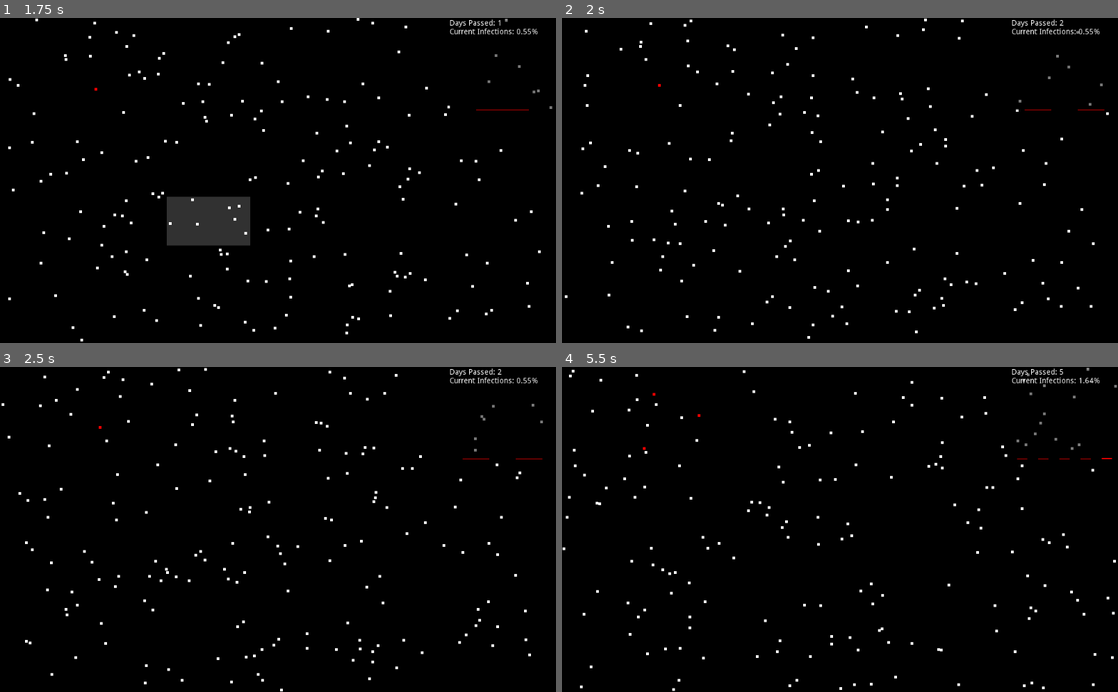
Above: before the commit, frames 1-4 (two rows, left to right).
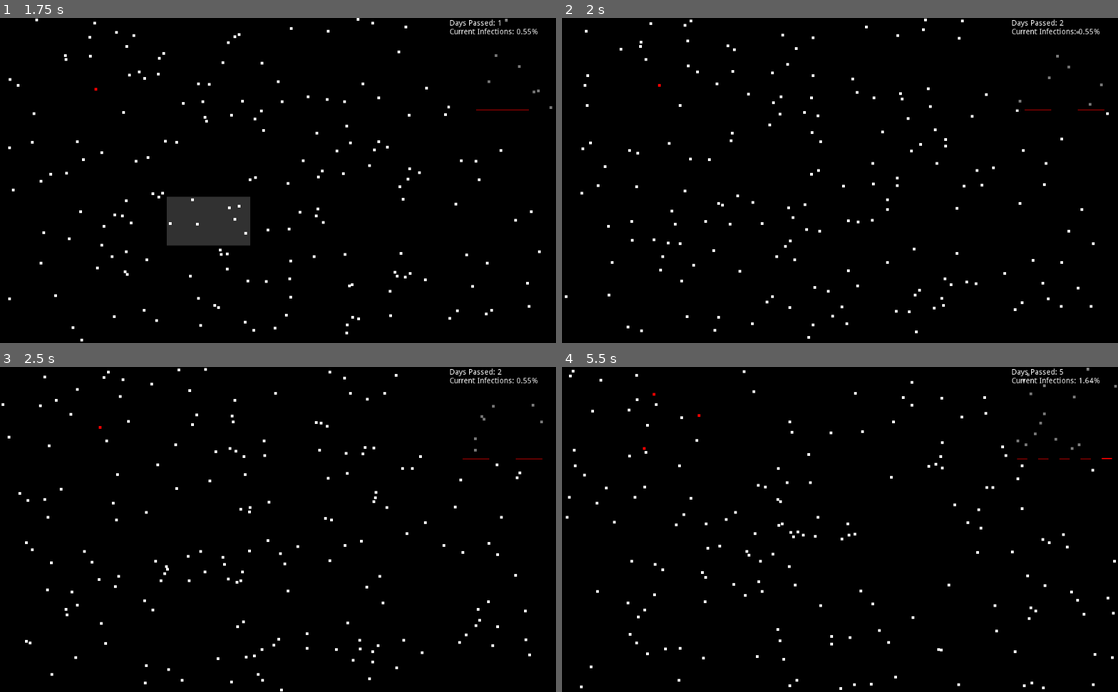
Above: after the commit, the same moments.

Repository: jonjondev/curve-flattener
Game: Godot game, scene res://main.tscn
Same seed, same stepped clock (60 frames per second), same inputs: the game is played once before the commit and once after it.
Inputs (mouse positions are in pixels of both pictures, inside the frame that each line leads up to):
- Up to frame 1 (1.75 s): move the mouse to (400, 164) at 0.52 s; click (400, 164) at 0.67 s; drag from (166, 196) to (250, 245) at 1.27 s
- Up to frame 2 (2 s): no input
- Up to frame 3 (2.5 s): move the mouse to (333, 458) at 2.02 s; click (333, 458) at 2.17 s
- Up to frame 4 (5.5 s): drag from (812, 594) to (673, 480) at 2.77 s; move the mouse to (1006, 578) at 3.52 s; click (1006, 578) at 3.67 s; drag from (673, 480) to (756, 448) at 4.27 s; move the mouse to (867, 529) at 5.02 s; click (867, 529) at 5.17 s

Frame 1 is identical in both runs. In frame 2, less than 0.1% of the frame differs, in the area x 29-46%, y 55-66%; in frame 3, 0.1%; in frame 4, 0.5%, in the area x 0-64%, y 15-100%.

Commit message:
Made selecting nodes apply a speed reduction to them

Diff:
--- a/node.gd
+++ b/node.gd
@@ -7,8 +7,10 @@
 export (bool) var infected
 var immune = false
 var is_severe_case = false
+var speed_reduction_timer
 
 func _ready():
+	$EffectTimer.connect("timeout", self, "increase_speed")
 	current_speed = full_speed
 	direction = Vector2(rand_range(-1, 1), rand_range(-1, 1))
 	if rand_range(1, 5) > 5:
@@ -51,3 +53,12 @@
 	$Sprite.modulate = Color(0, 1, 0)
 	remove_from_group("infected")
 	add_to_group("immune")
+
+func reduce_speed(reduction_modifier, effect_time):
+	current_speed = full_speed / reduction_modifier
+	$EffectTimer.wait_time = effect_time
+	$EffectTimer.start()
+
+func increase_speed():
+	current_speed = full_speed
+	$EffectTimer.stop()
--- a/node.tscn
+++ b/node.tscn
@@ -17,3 +17,5 @@
 
 [node name="CollisionShape2D" type="CollisionShape2D" parent="."]
 shape = SubResource( 1 )
+
+[node name="EffectTimer" type="Timer" parent="."]
--- a/player.gd
+++ b/player.gd
@@ -17,8 +17,11 @@
 				dragging = true
 			elif not event.pressed and dragging:
 				dragging = false
-				print(current_selection_box.get_overlapping_bodies())
+				var selected_nodes = current_selection_box.get_overlapping_bodies()
 				current_selection_box.queue_free()
+				for node in selected_nodes:
+					if node is KinematicBody2D:
+						node.reduce_speed(4, 5)
 
 func _process(delta):
 	if current_selection_box and dragging:
